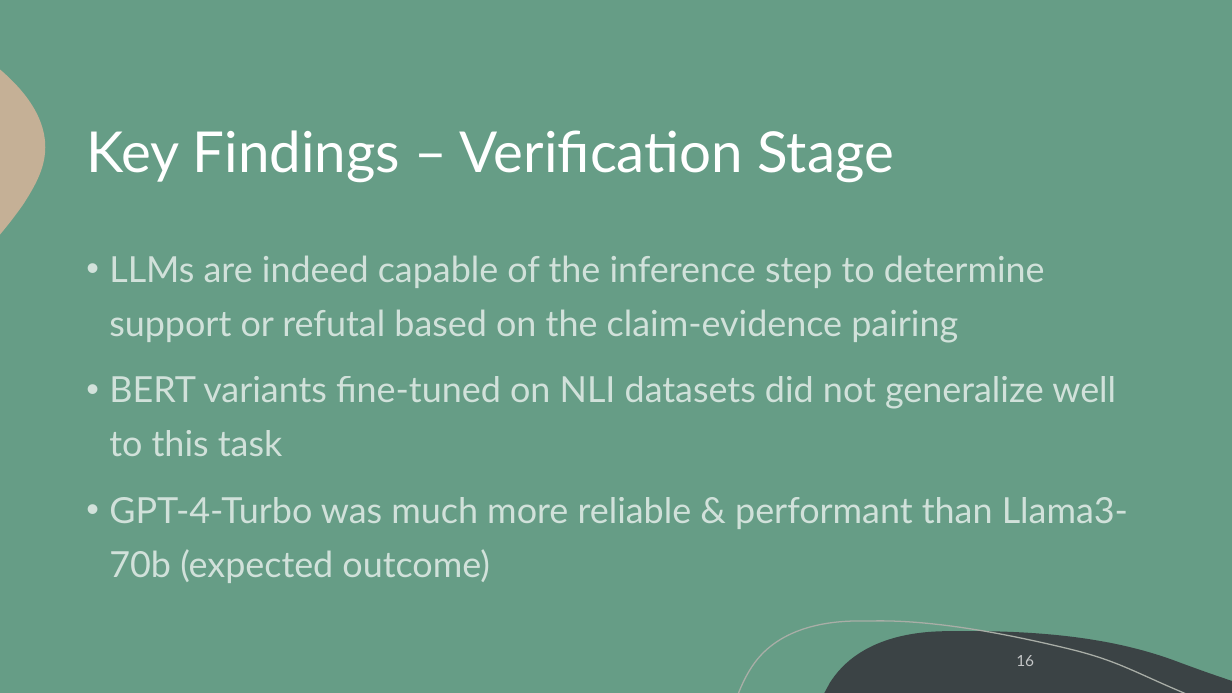
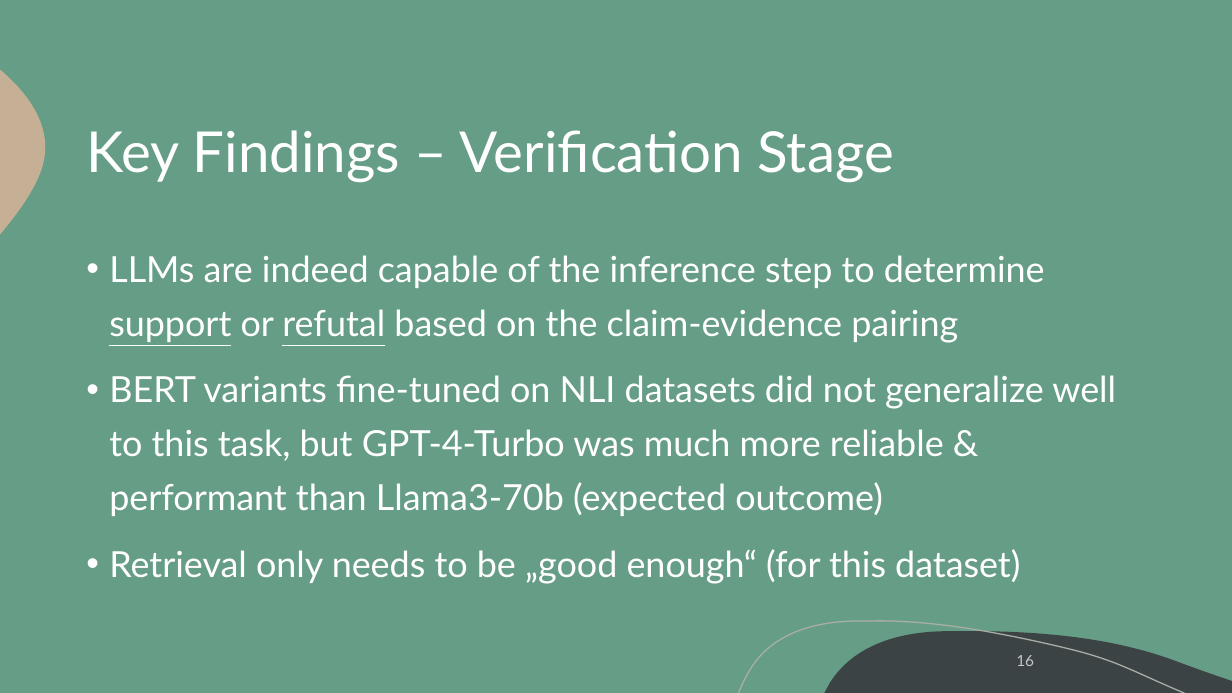
Before and after one commit to LuisKolb/clef-2024-authority, a slide deck: slide 16 of talk/CLEF 2024 talk Luis Kolb.pptx. Drawn at 1232x693 pixels with LibreOffice and Linux fonts; fonts in the diff are those of the drawing; background and template pictures are left out. Boxes give left, top, right and bottom in pixels: in the first picture for what was removed or moved away, otherwise in the second. Text is boxed around its words. In the diff, an @@ line names an element or a change of style, - is before the commit and + after.

```diff
--- a/talk/CLEF 2024 talk Luis Kolb.pptx
+++ b/talk/CLEF 2024 talk Luis Kolb.pptx
@@ text at (x1=109, y1=255, x2=1045, y2=343): text colour #FFFFFF at 70% opacity to #FFFFFF in "LLMs are indeed capable of the inference ..." @@
@@ text at (x1=109, y1=375, x2=1116, y2=584): text changed; text colour #FFFFFF at 70% opacity to #FFFFFF @@
-• BERT variants fine-tuned on NLI datasets did not generalize well to this task
-• GPT-4-Turbo was much more reliable & performant than Llama3-70b (expected outcome)
+• BERT variants fine-tuned on NLI datasets did not generalize well to this task, but GPT-4-Turbo was much more reliable & performant than Llama3-70b (expected outcome)
+• Retrieval only needs to be „good enough“ (for this dataset)
```
Also in this commit, not shown: 16 other slides changed, 2 other files.
